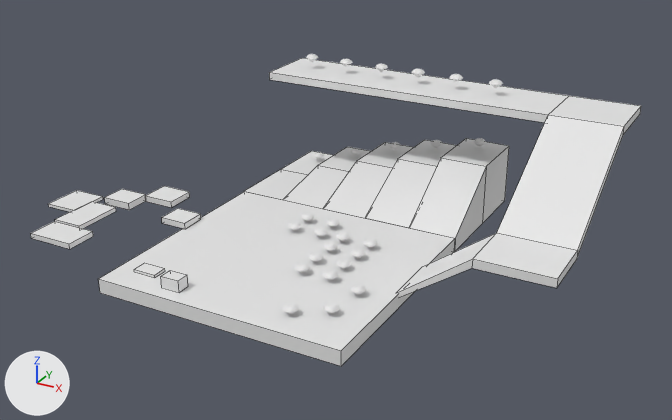
Before and after pictures for a commit that changed the Blender file assets/scene.blend.
Before and after are seen from a 50 mm lens placed at (59.6, -93.5, 55.2), pointed at (4.2, 7.4, 4.8). Every picture has the same lights, and +X, +Y and +Z are marked at lower left. Mesh edges are drawn as thin lines on the coarser meshes.
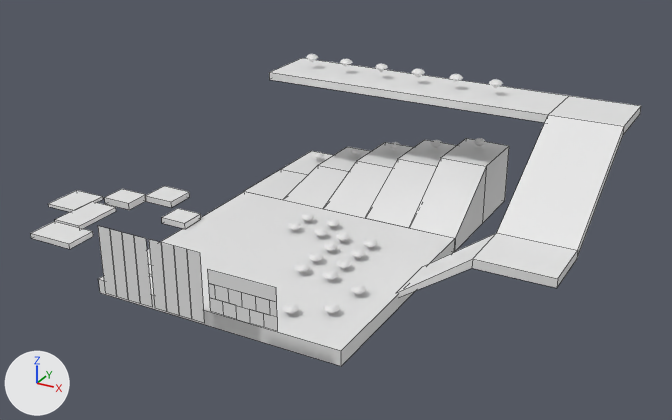
Pixel boxes (x1, y1, x2, y2) of what changed, in the pictures (672 x 420 px):
'SRGB.gradients.001', added: after (98, 226, 277, 331)

Patch to the scene script:
```diff
--- a/assets/scene.blend.py
+++ b/assets/scene.blend.py
@@ me_plane_002 @@
+me_plane_002.from_pydata(...)  # 62 vertices, 20 faces; spans x -1.44..1.44, y -0.14, z -0.58..0.47
@@ ob_srgb_gradients_001 @@
+ob_srgb_gradients_001 = bpy.data.objects.new('SRGB.gradients.001', me_plane_002)
+ob_srgb_gradients_001.location = (1.1, -22.9, 6.9)
+ob_srgb_gradients_001.rotation_euler = (0.0, 0.0, 3.142)  # degrees (0, 0, 180)
+ob_srgb_gradients_001.scale = (8.33, 8.33, 8.33)
```
